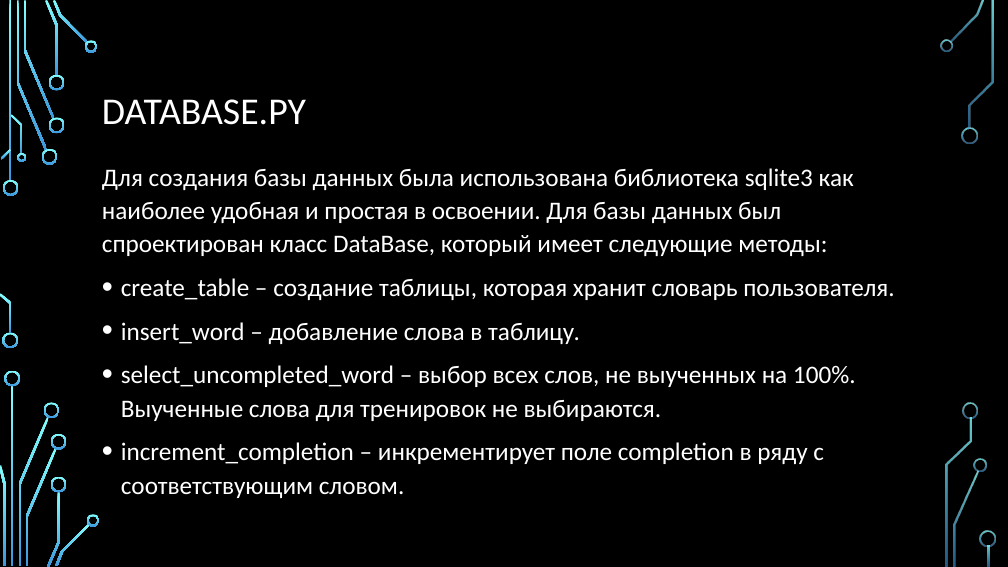
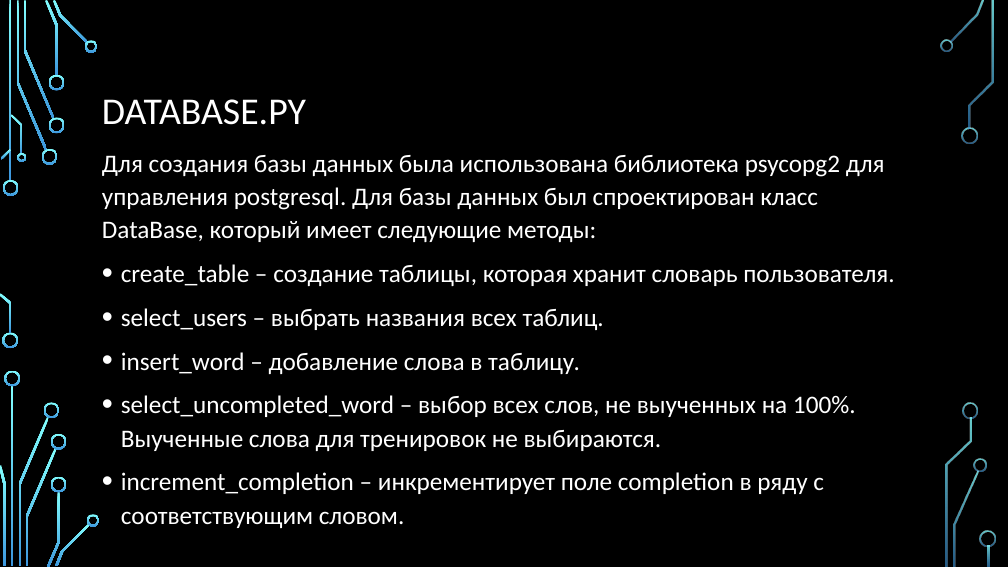
Before and after one commit to let-robots-reign/Learning_English_Bot, a slide deck: slide 12 of Proekt_BotEnglishTeacher.pptx. Drawn at 1008x567 pixels with LibreOffice and Linux fonts; fonts in the diff are those of the drawing; background and template pictures are left out. Boxes give left, top, right and bottom in pixels: in the first picture for what was removed or moved away, otherwise in the second. Text is boxed around its words. In the diff, an @@ line names an element or a change of style, - is before the commit and + after.

```diff
--- a/Proekt_BotEnglishTeacher.pptx
+++ b/Proekt_BotEnglishTeacher.pptx
@@ text "Для создания базы данных была ..." moved from (x1=102, y1=168, x2=894, y2=498) to (x1=102, y1=155, x2=894, y2=528) @@
@@ text at (x1=102, y1=155, x2=885, y2=242): text changed @@
-Для создания базы данных была использована библиотека sqlite3 как наиболее удобная и простая в освоении. Для базы данных был спроектирован класс DataBase, который имеет следующие методы:
+Для создания базы данных была использована библиотека psycopg2 для управления postgresql. Для базы данных был спроектирован класс DataBase, который имеет следующие методы:
@@ text at (x1=121, y1=308, x2=604, y2=330): paragraph added @@
+• select_users – выбрать названия всех таблиц.
```
Also in this commit, not shown: 12 other slides changed, 2 other files.
